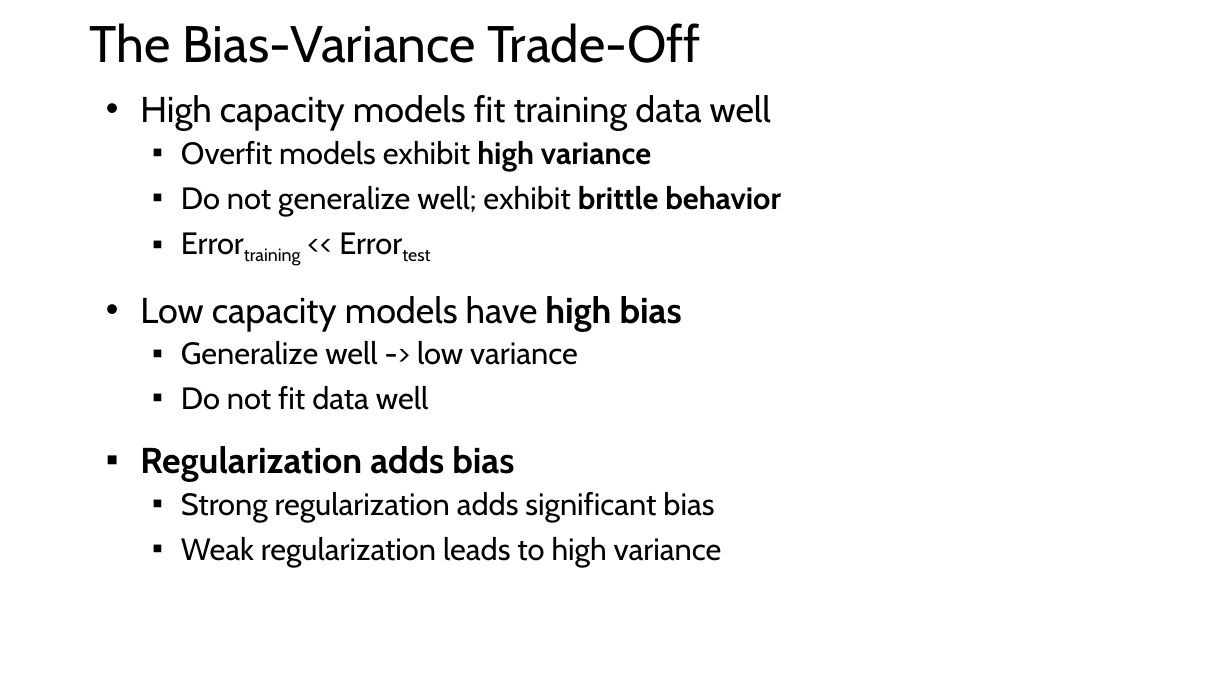
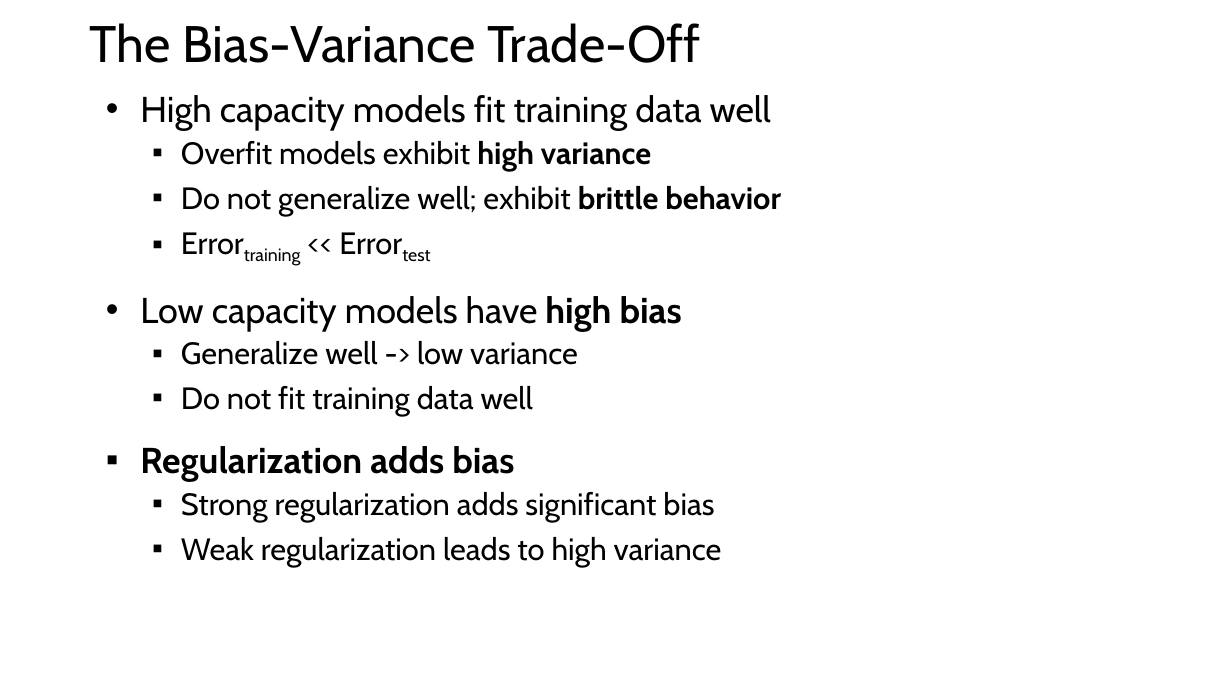
Before and after one commit to StephenElston/CSCI-E25, a slide deck: slide 37 of Slides/4_MachineLearningForCV.pptx. Drawn at 1232x693 pixels with LibreOffice and Linux fonts; fonts in the diff are those of the drawing. Boxes give left, top, right and bottom in pixels: in the first picture for what was removed or moved away, otherwise in the second. Text is boxed around its words. In the diff, an @@ line names an element or a change of style, - is before the commit and + after.

```diff
--- a/Slides/4_MachineLearningForCV.pptx
+++ b/Slides/4_MachineLearningForCV.pptx
@@ text at (181,386,533,416): text changed @@
-  ▪ Do not fit data well
+  ▪ Do not fit training data well
```
Also in this commit, not shown: 18 other slides changed, 2 slides added, 1 other file.
